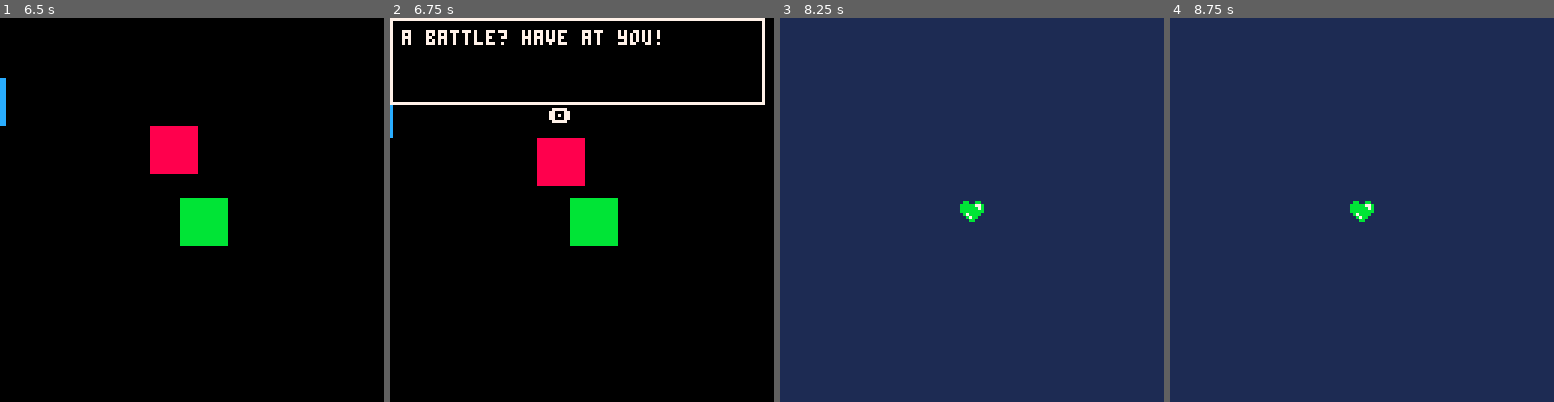
Above: before the commit, frames 1-4 (left to right).
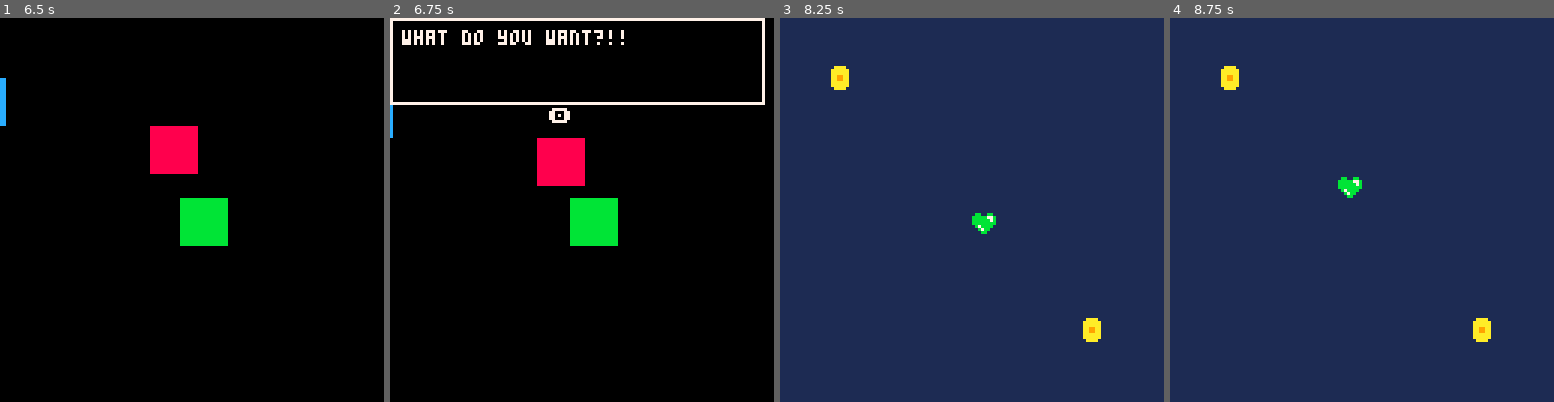
Above: after the commit, the same moments.

Repository: open-source-grilled-cheese/pacman-paris-undertale
Game: PICO-8 cartridge ggj.p8
The game is run twice, just before and just after one commit, with the same random seed, the same clock (stepped at 60 frames per second) and the same inputs.
Inputs:
- Up to frame 1 (6.5 s): tap O (Z key) at 0.33, 1.07, 2.22, 3.72, 5.22 s; tap Down at 0.7 s; hold Up 1.97-2.63 s; hold Right 2.68-3.02 s; hold Down 3.07-3.73 s; hold Left 3.78-4.12 s; hold Up 4.17-4.5 s; hold Left 4.55-5.05 s; hold Right 5.1-5.93 s; hold Up from 5.98 s (still down)
- Up to frame 2 (6.75 s): release Up at 6.65 s; hold Right from 6.7 s (still down); tap O (Z key) at 6.72 s
- Up to frame 3 (8.25 s): release Right at 7.03 s; hold Down 7.08-7.75 s; hold Left 7.8-8.13 s; hold Up from 8.18 s (still down); tap O (Z key) at 8.22 s
- Up to frame 4 (8.75 s): release Up at 8.52 s; hold Left from 8.57 s (still down)

Frame 1 is identical in both runs. In frame 2, 1.0% of the frame differs, in the area x 3-71%, y 3-8%; in frame 3, 1.0%; in frame 4, 1.0%, in the area x 13-84%, y 12-85%.

Commit message:
try to add battle end

Diff:
--- a/ggj.p8
+++ b/ggj.p8
@@ -28,7 +28,9 @@
 		lines = {
 			"hey there!",
 			"goodbye."
-		}
+		},
+		win_lines = {},
+		lose_lines = {}
 	},
 	{
 		active = false,
@@ -41,7 +43,9 @@
 		lines = {
 			"what's up?",
 			"farewell."
-		}
+		},
+		win_lines = {},
+		lose_lines = {}
 	},
 	{
 		active = false,
@@ -52,12 +56,45 @@
 		height = 16,
 		sprite = 4,
 		lines = {
-			"a battle? have at you!"
+			"what do you want?!!"
+		},
+		win_lines = {
+			"ah, sorry."
+		},
+		lose_lines = {
+			"stop wasting my time!"
 		}
 	}
 }
+battle = {
+	p = {
+		x = 64,
+		y = 64,
+		speed = 1.5
+	},
+	pickups = {
+		{
+			x = 16,
+			y = 16,
+			w = 8,
+			h = 8,
+			active = true
+		},
+		{
+			x = 100,
+			y = 100,
+			w = 8,
+			h = 8,
+			active = true
+		}
+	},
+	collected = 0,
+	health = 3,
+	win = false
+}
 
 dialog = {
+	active_npc = {},
 	lines = {},
 	curr = 1,
 	battle = false
@@ -98,7 +135,36 @@
 end
 
 function _update_battle()
-	_x = 0
+	if btn(⬅️) and battle.p.x > 0 then
+		battle.p.x -= battle.p.speed
+	elseif btn(➡️) and battle.p.x < 127 then
+		battle.p.x += battle.p.speed
+	end
+	if btn(⬆️) and battle.p.y > 0 then
+		battle.p.y -= battle.p.speed
+	elseif btn(⬇️) and battle.p.y < 127 then
+		battle.p.y += battle.p.speed
+	end
+
+	for pickup in all(battle.pickups) do
+		if pickup.active then
+			if battle.p.x > pickup.x and
+			   battle.p.x < pickup.x+pickup.w and
+			   battle.p.y > pickup.y and
+			   battle.p.y < pickup.y+pickup.h then
+				pickup.active = false
+				battle.collected += 1
+			end
+		end
+	end
+
+	if battle.collected == #battle.pickups then
+		_update = _update_dialog
+		_draw = _draw_dialog
+		dialog.lines = dialog.active_npc.win_lines
+		dialog.battle = false
+		dialog.curr = 1
+	end
 end
 
 function move_player()
@@ -134,9 +200,10 @@
 				-- enter dialog mode
 				_update = _update_dialog
 				_draw = _draw_dialog
+				dialog.active_npc = npc
 				dialog.lines = npc.lines
+				dialog.battle = npc.battle
 				dialog.curr = 1
-				dialog.battle = npc.battle
 			end
 		end
 	end
@@ -187,8 +254,16 @@
 end
 
 function _draw_battle()
+	camera(0, 0)
 	cls(1)
-	spr(1, p.x, p.y)
+
+	for pickup in all(battle.pickups) do
+		if pickup.active then
+			spr(17, pickup.x, pickup.y)
+		end
+	end
+
+	spr(1, battle.p.x, battle.p.y)
 end
 
 function draw_npcs()
@@ -235,14 +310,14 @@
 007007000b7bbbb0bbbbbbbbbbbbbbbb8888888888888888cccccccccccccccc0000000000000000000000000000000000000000000000000000000000000000
 0000000000b7bb00bbbbbbbbbbbbbbbb8888888888888888cccccccccccccccc0000000000000000000000000000000000000000000000000000000000000000
 00000000000bb000bbbbbbbbbbbbbbbb8888888888888888cccccccccccccccc0000000000000000000000000000000000000000000000000000000000000000
-0000000000000000bbbbbbbbbbbbbbbb8888888888888888cccccccccccccccc0000000000000000000000000000000000000000000000000000000000000000
-0000000000000000bbbbbbbbbbbbbbbb8888888888888888cccccccccccccccc0000000000000000000000000000000000000000000000000000000000000000
-0000000000000000bbbbbbbbbbbbbbbb8888888888888888cccccccccccccccc0000000000000000000000000000000000000000000000000000000000000000
-0000000000000000bbbbbbbbbbbbbbbb8888888888888888cccccccccccccccc0000000000000000000000000000000000000000000000000000000000000000
-0000000000000000bbbbbbbbbbbbbbbb8888888888888888cccccccccccccccc0000000000000000000000000000000000000000000000000000000000000000
-0000000000000000bbbbbbbbbbbbbbbb8888888888888888cccccccccccccccc0000000000000000000000000000000000000000000000000000000000000000
-0000000000000000bbbbbbbbbbbbbbbb8888888888888888cccccccccccccccc0000000000000000000000000000000000000000000000000000000000000000
-0000000000000000bbbbbbbbbbbbbbbb8888888888888888cccccccccccccccc0000000000000000000000000000000000000000000000000000000000000000
+0000000000aaaa00bbbbbbbbbbbbbbbb8888888888888888cccccccccccccccc0000000000000000000000000000000000000000000000000000000000000000
+000000000aaaaaa0bbbbbbbbbbbbbbbb8888888888888888cccccccccccccccc0000000000000000000000000000000000000000000000000000000000000000
+000000000aaaaaa0bbbbbbbbbbbbbbbb8888888888888888cccccccccccccccc0000000000000000000000000000000000000000000000000000000000000000
+000000000aa99aa0bbbbbbbbbbbbbbbb8888888888888888cccccccccccccccc0000000000000000000000000000000000000000000000000000000000000000
+000000000aa99aa0bbbbbbbbbbbbbbbb8888888888888888cccccccccccccccc0000000000000000000000000000000000000000000000000000000000000000
+000000000aaaaaa0bbbbbbbbbbbbbbbb8888888888888888cccccccccccccccc0000000000000000000000000000000000000000000000000000000000000000
+000000000aaaaaa0bbbbbbbbbbbbbbbb8888888888888888cccccccccccccccc0000000000000000000000000000000000000000000000000000000000000000
+0000000000aaaa00bbbbbbbbbbbbbbbb8888888888888888cccccccccccccccc0000000000000000000000000000000000000000000000000000000000000000
 __map__
 0000000000000000000000000000000000000000000000000000000000000000000000000000000000000000000000000000000000000000000000000000000000000000000000000000000000000000000000000000000000000000000000000000000000000000000000000000000000000000000000000000000000000000
 0000000000000000000000000000000000000000000000000000000000000000000000000000000000000000000000000000000000000000000000000000000000000000000000000000000000000000000000000000000000000000000000000000000000000000000000000000000000000000000000000000000000000000
